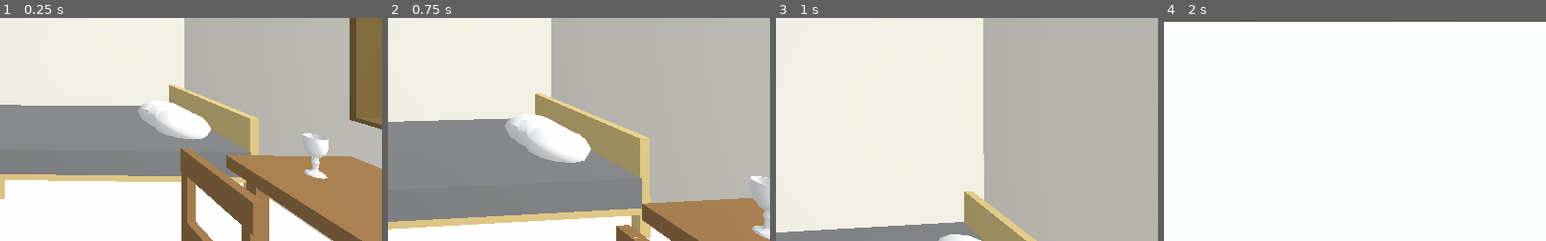
Above: before the commit, frames 1-4 (left to right).
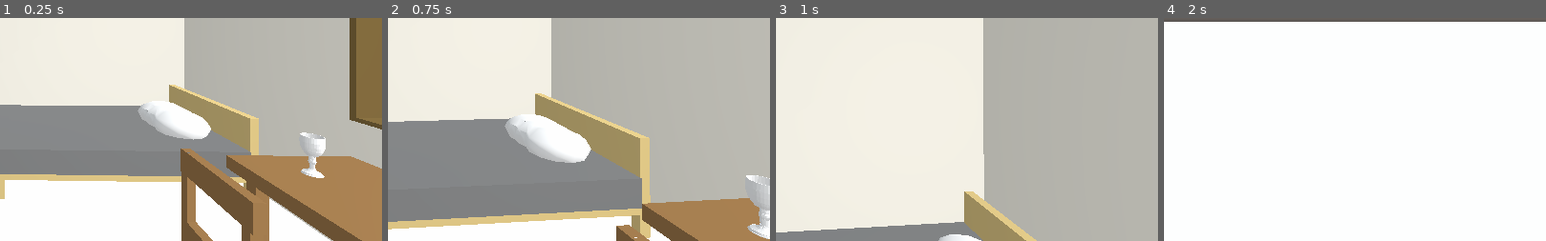
Above: after the commit, the same moments.

Repository: glang/Dungeon-City
Game: Godot game, scene res://City.tscn
Same seed, same stepped clock (60 frames per second), same inputs: the game is played once before the commit and once after it.
Inputs (mouse positions are % of the whole screen's width and height, from its top left):
- Up to frame 1 (0.25 s): no input
- Up to frame 2 (0.75 s): tap Enter at 0.5 s; move the mouse to (55, 50) at 0.52 s; press the mouse at (55, 50) at 0.53 s; hold W (move_forward) from 0.53 s (still down)
- Up to frame 3 (1 s): keep holding W (move_forward); tap Space (jump) at 0.77 s
- Up to frame 4 (2 s): keep holding W (move_forward); move the mouse to (45, 50) at 1.27 s; release the mouse at (45, 50) at 1.28 s; click (45, 50) at 1.35 s; tap Space (jump) at 1.52 s
The pictures show only the part of the screen within x 50-100%, y 50-100%; the shares and areas given below are measured in that part.

The runs differ from the first frame. In frame 1, 0.3% of the frame differs, in the area x 78-86%, y 51-73%; in frame 2, 0.4%, in the area x 93-100%, y 70-100%; in frame 3, nothing differs; in frame 4, nothing differs.

Commit message:
replaced high poly chalice with lower poly chalice

Diff:
--- a/City.tscn
+++ b/City.tscn
@@ -14,7 +14,7 @@
 [ext_resource path="res://materials/TallLampWood.tres" type="Material" id=12]
 [ext_resource path="res://materials/ChestWood.tres" type="Material" id=13]
 [ext_resource path="res://materials/Glass.tres" type="Material" id=14]
-[ext_resource path="res://Chalice.fbx" type="PackedScene" id=15]
+[ext_resource path="res://Chalice.tscn" type="PackedScene" id=15]
 
 [sub_resource type="PlaneMesh" id=1]
 
@@ -637,4 +637,4 @@
 light_energy = 0.8
 
 [node name="Chalice" parent="." instance=ExtResource( 15 )]
-transform = Transform( 1, 0, 0, 0, 1, 0, 0, 0, 1, -0.423878, 0.785929, -2.53961 )
+transform = Transform( 1, 0, 0, 0, 1, 0, 0, 0, 1, -0.431114, 0.786655, -2.53179 )
Binary file changed: Chalice.fbx
